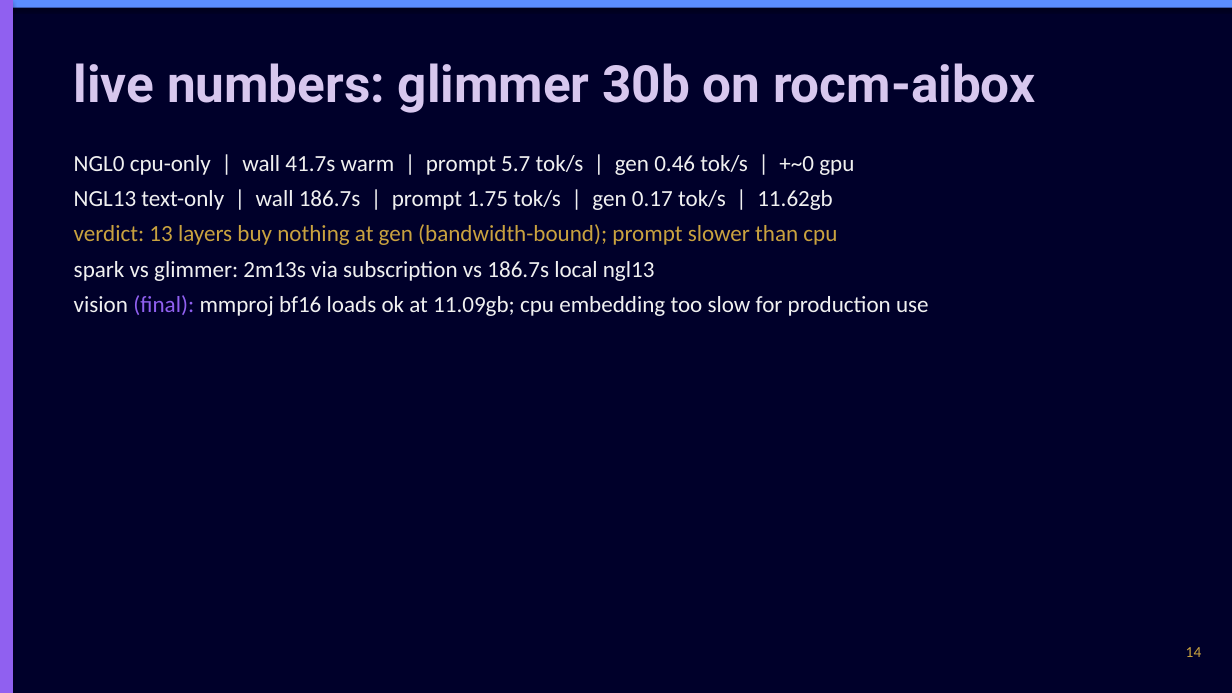
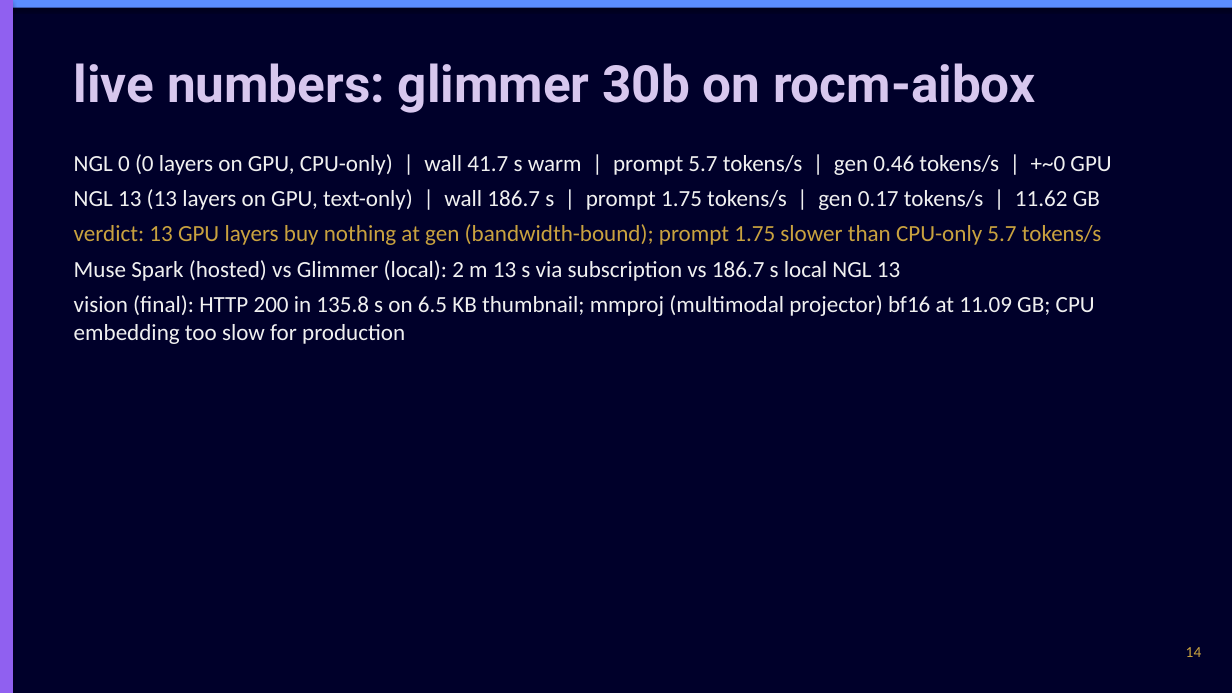
Before and after one commit to chasko-labs/nfl-big-data-bowl-2027, a slide deck: slide 14 of deck/unified.pptx. Drawn at 1232x693 pixels with LibreOffice and Linux fonts; fonts in the diff are those of the drawing. Boxes give left, top, right and bottom in pixels: in the first picture for what was removed or moved away, otherwise in the second. Text is boxed around its words. In the diff, an @@ line names an element or a change of style, - is before the commit and + after.

```diff
--- a/deck/unified.pptx
+++ b/deck/unified.pptx
@@ text at bbox=[74, 154, 1111, 344]: text changed @@
-NGL0 cpu-only | wall 41.7s warm | prompt 5.7 tok/s | gen 0.46 tok/s | +~0 gpu
-NGL13 text-only | wall 186.7s | prompt 1.75 tok/s | gen 0.17 tok/s | 11.62gb
-verdict: 13 layers buy nothing at gen (bandwidth-bound); prompt slower than cpu
-spark vs glimmer: 2m13s via subscription vs 186.7s local ngl13
-vision (final): mmproj bf16 loads ok at 11.09gb; cpu embedding too slow for production use
+NGL 0 (0 layers on GPU, CPU-only) | wall 41.7 s warm | prompt 5.7 tokens/s | gen 0.46 tokens/s | +~0 GPU
+NGL 13 (13 layers on GPU, text-only) | wall 186.7 s | prompt 1.75 tokens/s | gen 0.17 tokens/s | 11.62 GB
+verdict: 13 GPU layers buy nothing at gen (bandwidth-bound); prompt 1.75 slower than CPU-only 5.7 tokens/s
+Muse Spark (hosted) vs Glimmer (local): 2 m 13 s via subscription vs 186.7 s local NGL 13
+vision (final): HTTP 200 in 135.8 s on 6.5 KB thumbnail; mmproj (multimodal projector) bf16 at 11.09 GB; CPU embedding too slow for production
```
Also in this commit, not shown: 14 other slides changed.
